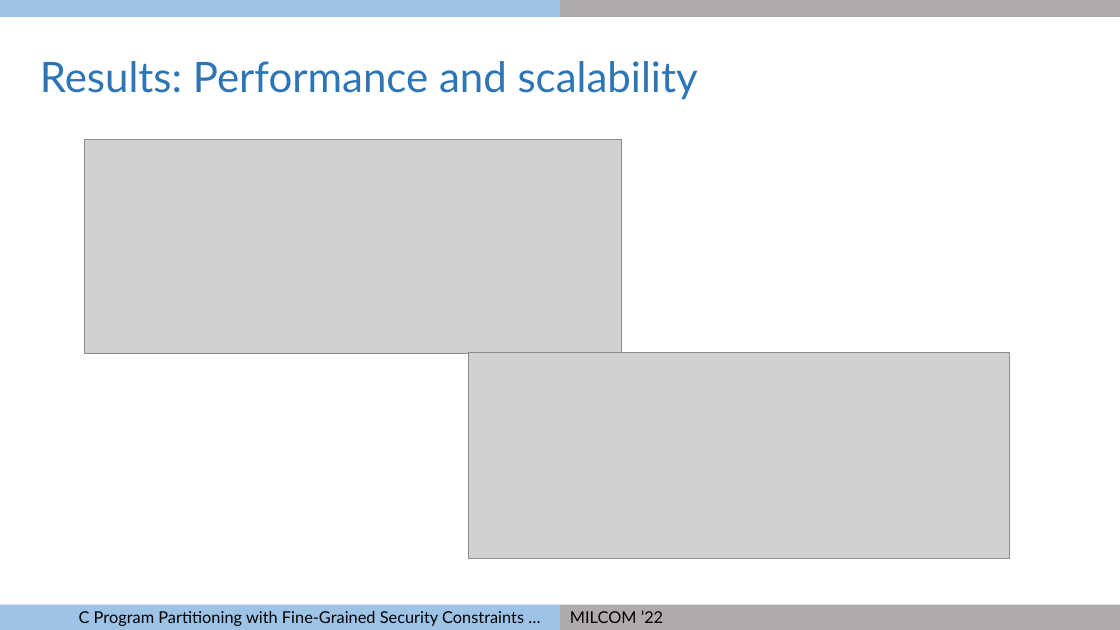
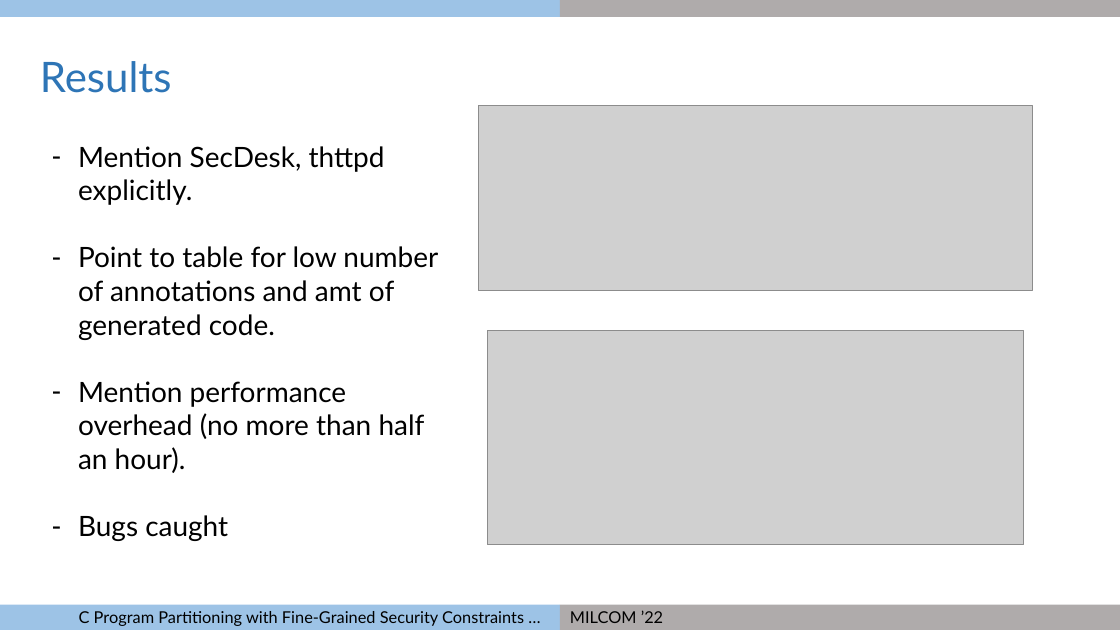
Before and after one commit to gaps-closure/ect, a slide deck: slide 19 of milcom-2022.pptx (slide 23 before the commit). Drawn at 1120x630 pixels with LibreOffice and Linux fonts; fonts in the diff are those of the drawing; grey boxes stand for pictures. Boxes give left, top, right and bottom in pixels: in the first picture for what was removed or moved away, otherwise in the second. Text is boxed around its words. In the diff, an @@ line names an element or a change of style, - is before the commit and + after.

```diff
--- a/milcom-2022.pptx
+++ b/milcom-2022.pptx
@@ text at [40,61,172,93]: text changed @@
-Results: Performance and scalability
+Results
@@ picture added at [478,106,1033,290] @@
@@ text added at [78,146,438,541], 24 pt, text #000000 @@
+– Mention SecDesk, thttpd explicitly.
+– Point to table for low number of annotations and amt of generated code.
+– Mention performance overhead (no more than half an hour).
+– Bugs caught
@@ picture removed at [468,352,1009,559] @@
@@ picture: place and size @@
-picture at [85,139,622,355]
+picture at [487,330,1024,545]
```
Also in this commit, not shown: 10 other slides changed, 8 slides added, 13 slides removed, 1 other file.
